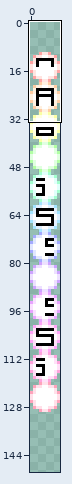
Two states of a sprite sheet, assets/images/ass_ball.png. Above, an overview of the earlier version with the close-up marked.
Close-up. As it was:
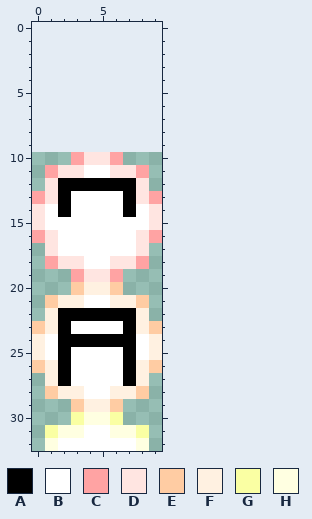
The file is 40x480 pixels, drawn in blocks of 4x4; one block is one cell here. Colours within 5 levels of each other are drawn and written as one. Shown: x 0..9, y 0..32. The old version is drawn lined up with the new one, on the new canvas. The commit also changed other parts of the picture, which this record leaves out.
Palette (. is transparent): A #000000  B #ffffff  C #ffa3a3  D #ffe5e1  E #ffcca3  F #fff1e1  G #faffa3  H #ffffe1
After the commit:
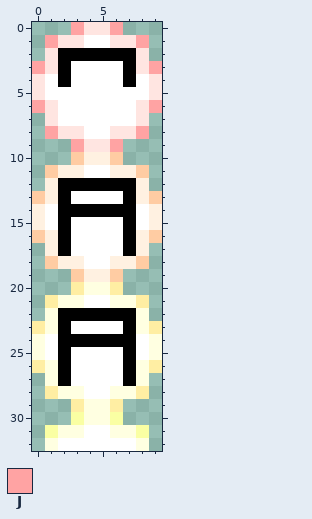
Colours new in this view: J #ffa3a3
What changed:
canvas 10x120 -> 10x150, the old top-left corner now at 0,10
colour C: #ffa3a3 -> #ffcca3
colour E: #ffcca3 -> #ffeea3
y 0: x 3..6 .... -> JDDJ
y 1: x 1..8 ........ -> JDDBBDDJ
y 2: x 1..8 ........ -> DAAAAAAD
y 3: x 0..9 .......... -> JDABBBBADJ
y 4: x 0..9 .......... -> DBABBBBABD
y 5: x 0..9 .......... -> DBBBBBBBBD
y 6: x 0..9 .......... -> JDBBBBBBDJ
y 7: x 1..8 ........ -> DBBBBBBD
y 8: x 1..8 ........ -> JDDBBDDJ
y 9: x 3..6 .... -> JDDJ
y 10: x 4..5 DD -> FF
y 11: x 2..3 DD -> FF; x 6..7 DD -> FF
y 12..13: x 1 D -> F; x 8 D -> F
y 14: x 0 D -> F; x 3..6 BBBB -> AAAA; x 9 D -> F
y 15: x 0 D -> F; x 2 B -> A; x 7 B -> A; x 9 D -> F
y 16..17: x 1..2 DB -> FA; x 7..8 BD -> AF
y 18: x 2..3 DD -> FF; x 6..7 DD -> FF
y 19: x 4..5 DD -> FF
y 20: x 4..5 FF -> HH
y 21: x 2..3 FF -> HH; x 6..7 FF -> HH
y 22..23: x 1 F -> H; x 8 F -> H
y 24..25: x 0 F -> H; x 9 F -> H
y 26..27: x 1 F -> H; x 8 F -> H
y 28: x 2..3 FF -> HH; x 6..7 FF -> HH
y 29: x 4..5 FF -> HH
Where, in picture pixels (left, top, right, bottom), the same in both close-ups:
changed: (32, 22, 162, 412)
